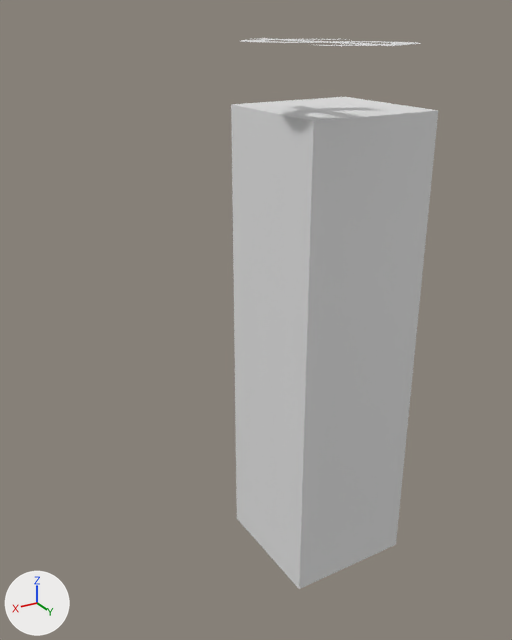
The Blender file Blender/untitled.blend, before and after one commit.
One viewpoint serves both versions: a 50 mm camera at (18.8, 25.1, 22.8) aimed at (0.0, -6.1, 7.2). Every picture has the same lights, and +X, +Y and +Z are marked at lower left. Materials are left out; every surface is plain grey.
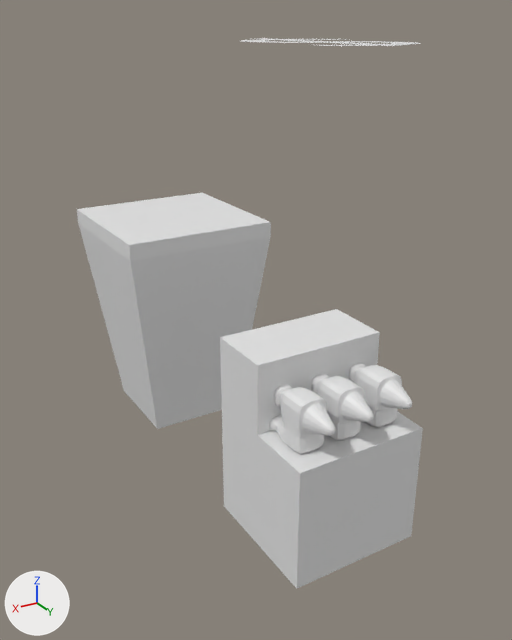
Boxes [x1, y1, x2, y2] around the edits, measured in the pictures (512 x 640 px):
'Cube', reshaped, moved (6% narrower, 52% shorter): before [231, 97, 438, 589]; after [77, 193, 271, 429]
'Prostokąt', added: after [220, 309, 423, 589]
'Kostka', added: after [269, 385, 335, 454]
'Kostka.001', added: after [311, 374, 374, 440]
'Kostka.002', added: after [349, 363, 412, 427]

The change, as a diff of the scene's bpy script:
```diff
--- a/Blender/untitled.blend.py
+++ b/Blender/untitled.blend.py
@@ me_cube @@
 # used by ob_cube; location = (0.0, 0.0, 0.0); scale = (3.11, 3.11, 3.11)
 # verts and faces of me_cube; kept vertices keep their numbers, new ones are numbered from 8
 # before: 0 (1.0, 1.0, 6.18) at pixel (313, 121), 1 (1.0, 1.0, -1.0) at pixel (299, 589), 2 (1.0, -1.0, 6.18) at pixel (231, 104), 3 (1.0, -1.0, -1.0) at pixel (236, 518), 4 (-1.0, 1.0, 6.18) at pixel (438, 110)
 # before: 5 (-1.0, 1.0, -1.0) at pixel (396, 544), 6 (-1.0, -1.0, 6.18) at pixel (345, 96), 7 (-1.0, -1.0, -1.0)
-me_cube.from_pydata(...)  # 8 vertices, 6 faces; spans x -1.0..1.0, y -1.0..1.0, z -1.0..6.18
+me_cube.from_pydata(...)  # 12 vertices, 10 faces; spans x -1.54..1.54, y -1.54..1.54, z -1.0..3.42
+# me_cube part 1
+delete_vertices([0, 2, 4, 6])  # with the faces that use them
+verts[8] = (-1.54, 1.54, 3.11)  # pixel (270, 236)
+verts[9] = (-1.54, -1.54, 3.11)
+verts[10] = (-1.54, -1.54, 3.42)  # pixel (202, 192)
+verts[11] = (-1.54, 1.54, 3.42)  # pixel (270, 222)
+for new, old in zip([*range(12, 16)], [*range(8, 12)]): verts[new] = verts[old] + (3.08, 0.0, 0.0)
+faces += [(8, 11, 15, 12), (3, 13, 9, 7), (5, 7, 9, 8), (1, 12, 13, 3), (1, 5, 8, 12), (10, 14, 15, 11)]
+faces += [(9, 13, 14, 10), (8, 9, 10, 11), (12, 15, 14, 13)]
@@ me_prostokąt @@
+me_prostokąt.from_pydata(...)  # 16 vertices, 14 faces; spans x -3.63..3.63, y -3.63..3.63, z -2.4..7.96
@@ me_kostka_002 @@
+me_kostka_002.from_pydata(...)  # 48 vertices, 46 faces; spans x -2.33..2.33, y -1.62..3.82, z 0.0..8.54
@@ ob_cube @@
 ob_cube = bpy.data.objects.new('Cube', me_cube)
-ob_cube.location = (0.0, 0.0, 0.0)
+ob_cube.location = (0.0, -17.16, 0.0)
 ob_cube.scale = (3.11, 3.11, 3.11)
@@ ob_prostokąt @@
+ob_prostokąt = bpy.data.objects.new('Prostokąt', me_prostokąt)
+ob_prostokąt.location = (0.0, 0.0, 0.0)
@@ ob_kostka_002 @@
+ob_kostka_002 = bpy.data.objects.new('Kostka.002', me_kostka_002)
+ob_kostka_002.location = (-2.25, -0.49, 5.98)
+ob_kostka_002.rotation_euler = (-1.544, 0.0, 0.0)  # degrees (-88, 0, 0)
+ob_kostka_002.scale = (0.476, 0.532, 0.532)
+_m = ob_kostka_002.modifiers.new('Subdivision', 'SUBSURF')
+_m.levels = 3
+_m.render_levels = 3
@@ ob_kostka_001 @@
+ob_kostka_001 = bpy.data.objects.new('Kostka.001', me_kostka_002.copy())
+ob_kostka_001.location = (0.06, -0.49, 5.98)
+ob_kostka_001.rotation_euler = (-1.544, 0.0, 0.0)  # degrees (-88, 0, 0)
+ob_kostka_001.scale = (0.476, 0.532, 0.532)
+_m = ob_kostka_001.modifiers.new('Subdivision', 'SUBSURF')
+_m.levels = 3
+_m.render_levels = 3
@@ ob_kostka @@
+ob_kostka = bpy.data.objects.new('Kostka', me_kostka_002.copy())
+ob_kostka.location = (2.23, -0.49, 5.98)
+ob_kostka.rotation_euler = (-1.544, 0.0, 0.0)  # degrees (-88, 0, 0)
+ob_kostka.scale = (0.476, 0.532, 0.532)
+_m = ob_kostka.modifiers.new('Subdivision', 'SUBSURF')
+_m.levels = 3
+_m.render_levels = 3
```
